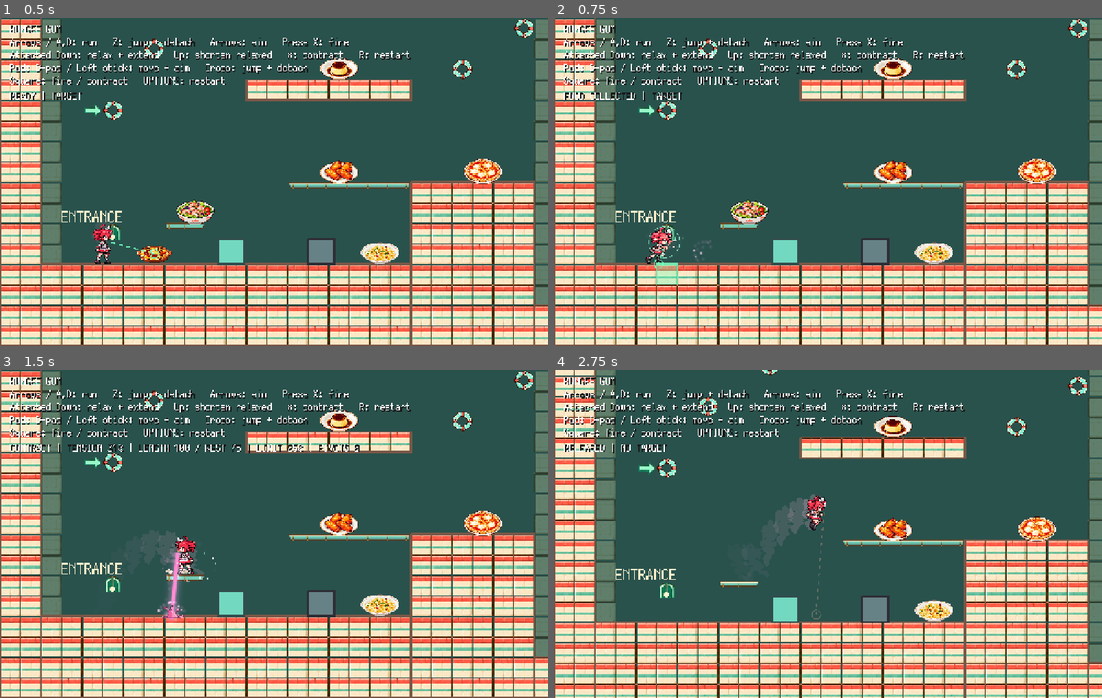
Above: before the commit, frames 1-4 (two rows, left to right).
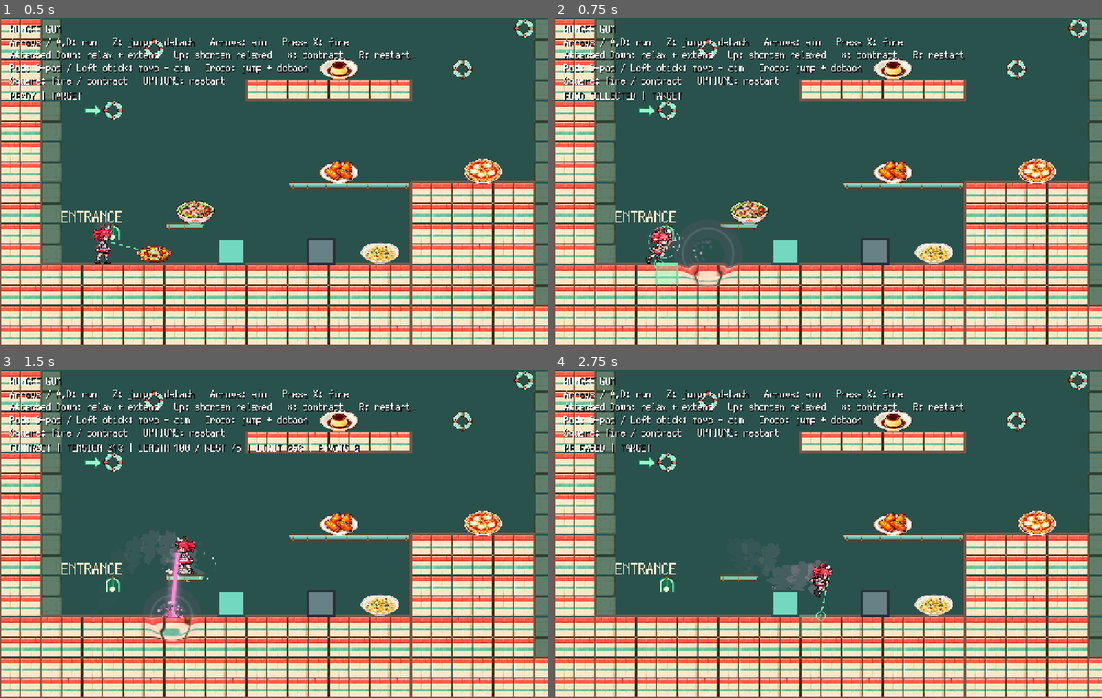
Above: after the commit, the same moments.

Repository: syun77/gd_bungee_gum
Game: Godot game, scene res://scenes/game.tscn
Same seed, same stepped clock (60 frames per second), same inputs: the game is played once before the commit and once after it.
Inputs (mouse positions are in pixels of both pictures, inside the frame that each line leads up to):
- Up to frame 1 (0.5 s): no input
- Up to frame 2 (0.75 s): tap X (gum_action) at 0.5 s; move the mouse to (948, 165) at 0.52 s; hold D (move_right) from 0.53 s (still down); hold Down (aim_down) from 0.53 s (still down); click (948, 165) at 0.67 s
- Up to frame 3 (1.5 s): tap Z (jump) at 0.77, 0.8, 1.07 s; release D (move_right) at 1.25 s; release Down (aim_down) at 1.25 s; tap X (gum_action) at 1.25 s; drag from (164, 550) to (339, 524) at 1.27 s
- Up to frame 4 (2.75 s): tap X (gum_action) at 2 s; move the mouse to (882, 461) at 2.02 s; hold D (move_right) from 2.03 s (still down); hold Down (aim_down) from 2.03 s (still down); tap Z (jump) at 2.3 s

Frame 1 is identical in both runs. In frame 2, 0.5% of the frame differs, in the area x 22-34%, y 62-83%; in frame 3, 0.4%; in frame 4, 37%, in the area x 0-100%, y 0-100%.

Commit message:
衝撃波シェーダー不具合を修正

Diff:
--- a/gd-bungee-gum/resources/game_settings.tres
+++ b/gd-bungee-gum/resources/game_settings.tres
@@ -9,7 +9,7 @@
 afterimage_interval = 0.09999999999999999
 afterimage_lifetime = 1.0
 afterimage_color = Color(1, 0.72156864, 0.8509804, 0.23529412)
-gum_hit_shockwave_radius = 160.0
-gum_hit_shockwave_duration = 1.0
-gum_hit_shockwave_strength = 16.0
-gum_hit_shockwave_opacity = 1.0
+gum_hit_shockwave_radius = 77.345
+gum_hit_shockwave_duration = 0.594
+gum_hit_shockwave_strength = 5.566
+gum_hit_shockwave_opacity = 0.168
--- a/gd-bungee-gum/scripts/gum_hit_shockwave.gd
+++ b/gd-bungee-gum/scripts/gum_hit_shockwave.gd
@@ -20,9 +20,9 @@
 	var quad := Polygon2D.new()
 	var radius := maxf(1.0, settings.gum_hit_shockwave_radius)
 	quad.polygon = PackedVector2Array([Vector2(-radius, -radius), Vector2(radius, -radius), Vector2(radius, radius), Vector2(-radius, radius)])
-	quad.uv = PackedVector2Array([Vector2.ZERO, Vector2.RIGHT, Vector2.ONE, Vector2.DOWN])
 	var material_instance := ShaderMaterial.new()
 	material_instance.shader = SHADER
+	material_instance.set_shader_parameter("quad_radius", radius)
 	material_instance.set_shader_parameter("strength", settings.gum_hit_shockwave_strength)
 	material_instance.set_shader_parameter("opacity", settings.gum_hit_shockwave_opacity)
 	quad.material = material_instance
--- a/gd-bungee-gum/scripts/player.gd
+++ b/gd-bungee-gum/scripts/player.gd
@@ -23,6 +23,8 @@
 var external_velocity := Vector2.ZERO
 var control_velocity := Vector2.ZERO
 var kick_available := true
+var drop_through_remaining := 0.0
+var drop_through_clear_y := 0.0
 var food_reel_locked := false
 var food_jump_available := false
 var coyote_remaining := 0.0
@@ -94,8 +96,20 @@
 		_update_visual_deformation(delta)
 		afterimages.step(delta, sprite, 0.0, settings)
 		return
+	_update_drop_through(delta)
+	if jump_requested and Input.is_action_pressed("aim_down") and _can_drop_through():
+		drop_through_remaining = 0.5
+		# Restore collision after the whole 52px capsule clears the 5px shelf.
+		drop_through_clear_y = global_position.y + 58.0
+		set_collision_mask_value(4, false)
+		external_velocity.y = maxf(external_velocity.y, 60.0)
+		coyote_remaining = 0.0
+		coyote_gravity_velocity = Vector2.ZERO
+		kick_available = false
+		jump_requested = false
+		attached_jump = false
 	# 接触判定は直前の move_and_slide() の結果。今回の移動後に更新される。
-	var grounded := is_on_floor()
+	var grounded := is_on_floor() and drop_through_remaining <= 0.0
 	var touching := grounded or is_on_wall() or is_on_ceiling()
 	if grounded:
 		coyote_remaining = settings.coyote_time
@@ -213,6 +227,28 @@
 	_log_landing_state(grounded, incoming_velocity, removed_control_y)
 	_log_pinning_state(delta, direction, jump_requested, before_position, before_control, before_external, incoming_velocity, slide_velocity)
 
+func _can_drop_through() -> bool:
+	if not is_on_floor() or drop_through_remaining > 0.0:
+		return false
+	var found_one_way := false
+	for contact in _slide_contacts():
+		if not _is_support_normal(_support_face_normal(contact)):
+			continue
+		var layers := PhysicsServer2D.body_get_collision_layer(contact.rid)
+		if (layers & 8) == 0:
+			return false
+		found_one_way = true
+	return found_one_way
+
+func _update_drop_through(delta: float) -> void:
+	if drop_through_remaining <= 0.0:
+		return
+	drop_through_remaining = maxf(drop_through_remaining - delta, 0.0)
+	if global_position.y >= drop_through_clear_y:
+		drop_through_remaining = 0.0
+	if drop_through_remaining <= 0.0:
+		set_collision_mask_value(4, true)
+
 func _update_landing_event(delta: float, was_grounded: bool, before_position: Vector2,
 		incoming: Vector2, compression_recovered: bool) -> void:
 	if not is_on_floor():
--- a/gd-bungee-gum/shaders/gum_hit_shockwave.gdshader
+++ b/gd-bungee-gum/shaders/gum_hit_shockwave.gdshader
@@ -2,18 +2,29 @@
 render_mode unshaded;
 uniform sampler2D screen_texture : hint_screen_texture, repeat_disable, filter_linear;
 uniform float progress : hint_range(0.0, 1.0) = 0.0;
-uniform float strength = 3.0;
+uniform float strength = 4.0;
 uniform float opacity = 0.3;
+uniform float quad_radius = 56.0;
+varying vec2 radial_position;
+
+void vertex() {
+	radial_position = VERTEX / quad_radius;
+}
 
 void fragment() {
-	vec2 offset = UV * 2.0 - 1.0;
+	vec2 offset = radial_position;
 	float distance_from_center = length(offset);
 	float radius = mix(0.04, 0.88, 1.0 - pow(1.0 - progress, 2.0));
-	float band = exp(-pow((distance_from_center - radius) / 0.065, 2.0));
-	float envelope = smoothstep(0.0, 0.06, progress) * pow(1.0 - progress, 2.0);
+	float ring_distance = distance_from_center - radius;
+	float band = exp(-pow(ring_distance / 0.085, 2.0));
+	float core = exp(-pow(ring_distance / 0.024, 2.0));
+	// Stay readable during expansion, then fade smoothly at the outer edge.
+	float envelope = smoothstep(0.0, 0.025, progress) * (1.0 - smoothstep(0.45, 1.0, progress));
 	vec2 direction = offset / max(distance_from_center, 0.001);
 	vec2 sample_uv = clamp(SCREEN_UV - direction * SCREEN_PIXEL_SIZE * strength * band * envelope, SCREEN_PIXEL_SIZE, vec2(1.0) - SCREEN_PIXEL_SIZE);
 	vec3 background = texture(screen_texture, sample_uv).rgb;
-	vec3 rim = mix(background, vec3(1.0, 0.68, 0.85), opacity * band * envelope);
-	COLOR = vec4(rim, band * envelope);
+	vec3 pink_rim = mix(vec3(1.0, 0.32, 0.62), vec3(1.0, 0.94, 0.98), core);
+	vec3 rim = mix(background, pink_rim, opacity * (0.45 + 0.55 * core));
+	// Apply the annulus once: double masking makes refraction disappear too early.
+	COLOR = vec4(rim, envelope * smoothstep(0.001, 0.02, band));
 }
--- a/gd-bungee-gum/tools/verify_gum_hit_shockwave.gd
+++ b/gd-bungee-gum/tools/verify_gum_hit_shockwave.gd
@@ -12,6 +12,7 @@
 	game.set_physics_process(false)
 	var effect = game.get_node("GumHitShockwave")
 	effect.settings = game.settings.duplicate()
+	effect.settings.gum_hit_shockwave_duration = 0.32
 	effect.set_process(false)
 	var box = game.get_node("LightBox")
 	box.freeze = true
@@ -30,6 +31,7 @@
 	check(game.gum.player_force.is_zero_approx(), "Arrival remains force free")
 	if not effect.bursts.is_empty():
 		var quad = effect.bursts[0].quad
+		check(is_equal_approx(quad.material.get_shader_parameter("quad_radius"), effect.settings.gum_hit_shockwave_radius), "Shader radial coordinates match quad geometry")
 		var center: Vector2 = quad.global_position
 		check(center.is_equal_approx(game.gum.endpoint()), "Wave centered at adhesion")
 		box.position += Vector2(30, 20)
--- /dev/null
+++ b/gd-bungee-gum/tools/verify_gum_hit_shockwave_render.gd
@@ -0,0 +1,43 @@
+extends SceneTree
+## Run without --headless: requires an actual Compatibility renderer.
+class EndpointFixture extends Node2D:
+	func endpoint() -> Vector2:
+		return Vector2(320, 240)
+
+func _initialize():
+	call_deferred("run")
+func run():
+	root.size = Vector2i(640, 480)
+	var host = Node2D.new()
+	root.add_child(host)
+	for y in range(24):
+		for x in range(32):
+			var tile = Polygon2D.new()
+			tile.polygon = PackedVector2Array([Vector2(x*20,y*20),Vector2(x*20+20,y*20),Vector2(x*20+20,y*20+20),Vector2(x*20,y*20+20)])
+			tile.color = Color(0.18,0.4,0.44) if (x+y)%2==0 else Color(0.9,0.84,0.68)
+			host.add_child(tile)
+	var effect = load("res://scripts/gum_hit_shockwave.gd").new()
+	host.add_child(effect)
+	effect.settings = load("res://resources/game_settings.tres")
+	effect.set_process(false)
+	var gum = EndpointFixture.new()
+	host.add_child(gum)
+	effect.gum = gum
+	await process_frame
+	await RenderingServer.frame_post_draw
+	var before = root.get_texture().get_image()
+	before.save_png("/tmp/shockwave-before.png")
+	effect._start(Vector2.UP,false)
+	effect._process(0.3)
+	await process_frame
+	await RenderingServer.frame_post_draw
+	var after = root.get_texture().get_image()
+	after.save_png("/tmp/shockwave-after.png")
+	var changed := 0
+	for y in range(after.get_height()):
+		for x in range(after.get_width()):
+			if before.get_pixel(x, y) != after.get_pixel(x, y):
+				changed += 1
+	var passed := changed > 100
+	print("Shockwave rendered pixel verification: ", "PASS" if passed else "FAIL", " (", changed, " changed pixels)")
+	quit(0 if passed else 1)
--- a/gd-bungee-gum/tools/verify_one_way.gd
+++ b/gd-bungee-gum/tools/verify_one_way.gd
@@ -52,6 +52,23 @@
 	check(player.is_on_floor() and absf(player.position.y - 544) < 1, "Player must settle on platform top")
 	await ticks(1, true)
 	check(player.external_velocity.y < -300 and not player.is_on_floor(), "Platform must allow contact kick")
+	# Down + fresh jump drops without an upward kick, then restores collision.
+	player.position = Vector2(400, 500)
+	player.external_velocity = Vector2.ZERO
+	await ticks(40)
+	Input.action_press("aim_down")
+	await ticks(2)
+	check(player.is_on_floor(), "Down alone must not drop through a floor")
+	await ticks(1, true)
+	check(player.external_velocity.y > 0 and not player.get_collision_mask_value(4), "Down+jump must start descent and ignore shelves")
+	await ticks(40)
+	Input.action_release("aim_down")
+	check(player.is_on_floor() and absf(player.position.y - 640) < 1, "Drop must land on solid floor")
+	check(player.get_collision_mask_value(4), "Drop must restore shelf collisions")
+	Input.action_press("aim_down")
+	await ticks(1, true)
+	Input.action_release("aim_down")
+	check(player.external_velocity.y < 0 and player.get_collision_mask_value(4), "Solid floor Down+jump must remain a normal kick")
 	# Fast descent and adjacent tile seams must remain supported.
 	for x in [336, 352, 368, 384, 400, 416, 432, 448, 464, 480, 496]:
 		player.position = Vector2(x, 460)
Not shown, added: gd-bungee-gum/tools/verify_gum_hit_shockwave_render.gd.uid
Not shown, changed: AGENTS.md
Not shown, changed: WORKLOG.md
Not shown, changed: specs/game-settings.md
Not shown, changed: specs/gum-hit-shockwave.md
Not shown, changed: specs/keyboard-controls.md
Not shown, changed: specs/one-way-platforms.md
